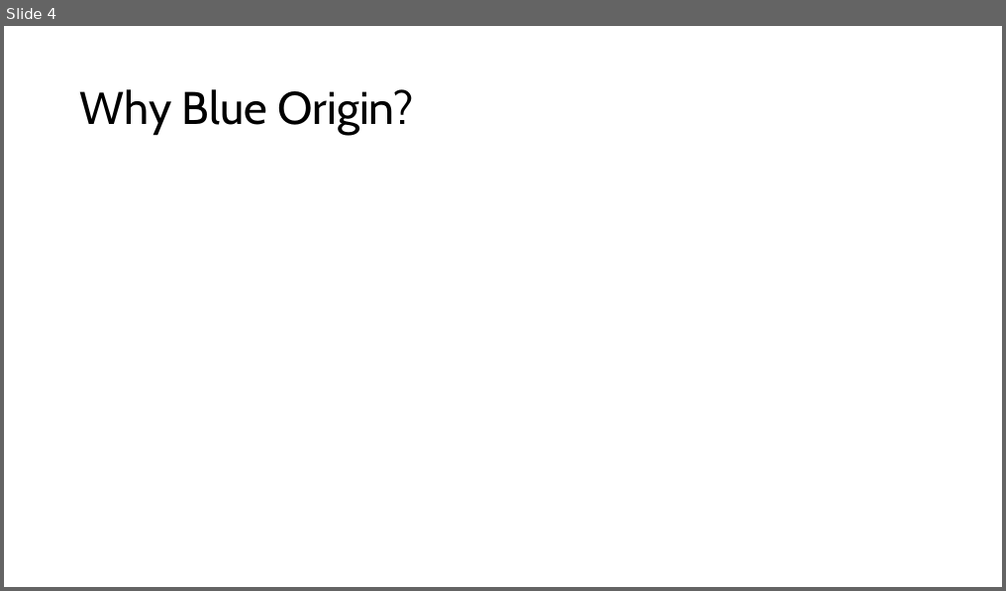
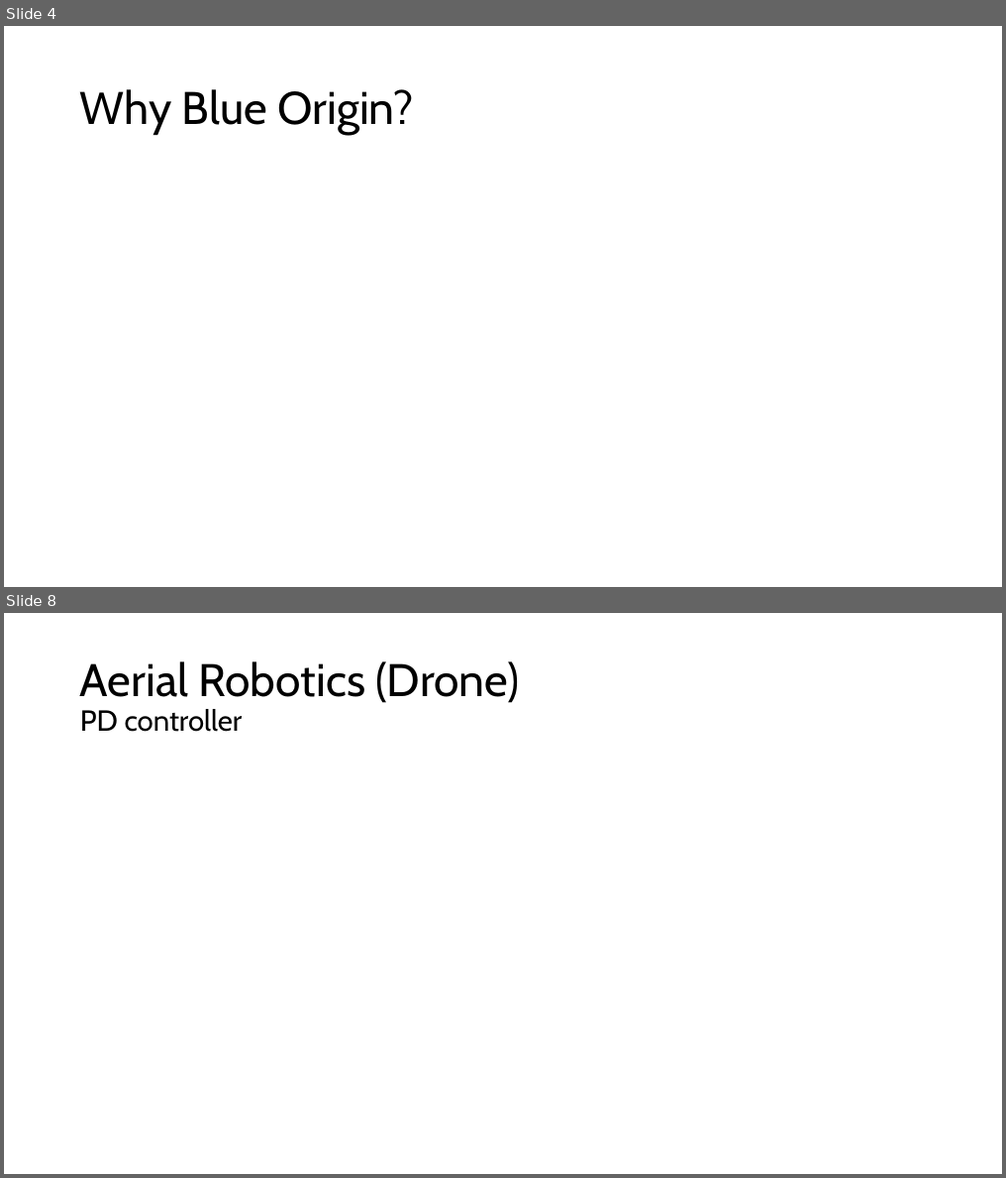
Before and after one commit to BamtolYy/2024-Summer, a slide deck: Employment/Bonsuck Koo.pptx. Shown one above the other, each under a label of ours: slide 4 before the commit, slides 4 and 8 after it; the slides between them are not shown. The pictures are 1006x591 and 1006x1178 pixels, drawn with LibreOffice and Linux fonts; fonts in the diff are those of the drawing. Boxes give left, top, right and bottom in pixels: in the first picture for what was removed or moved away, otherwise in the second. Text is boxed around its words. In the diff, an @@ line names an element or a change of style, - is before the commit and + after.

```diff
--- a/Employment/Bonsuck Koo.pptx
+++ b/Employment/Bonsuck Koo.pptx
@@ slide 8 added at (4, 613, 1002, 1174), background #FFFFFF @@
@@ title added at (80, 662, 520, 732), 44 pt, text #000000 @@
+Aerial Robotics (Drone)
+PD controller
```
Also in this commit, not shown: 2 slides changed, 3 other slides added.
